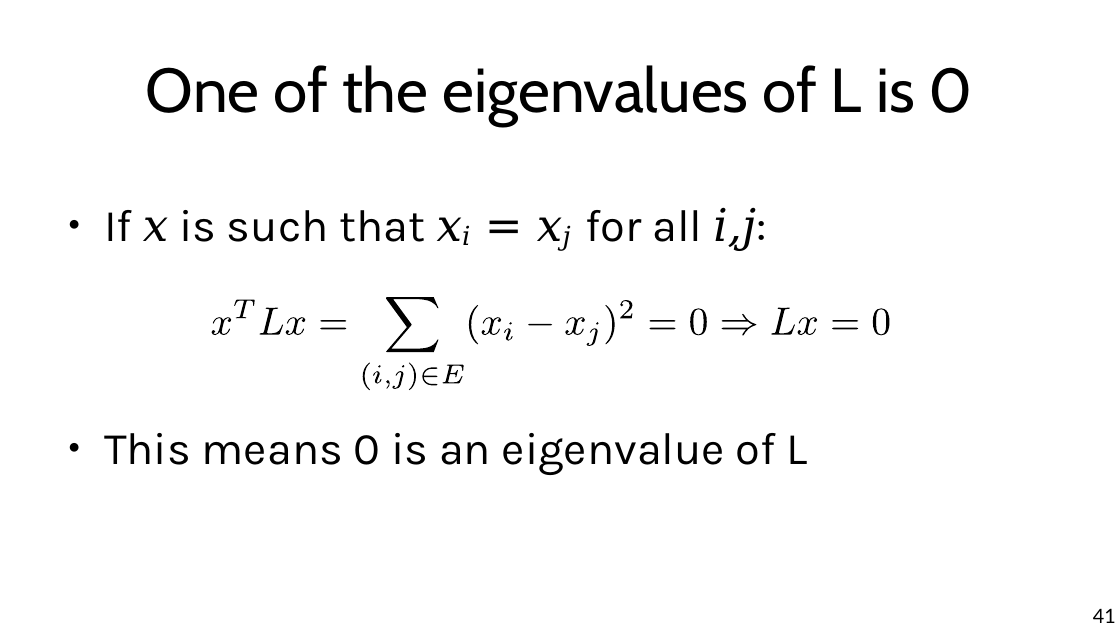
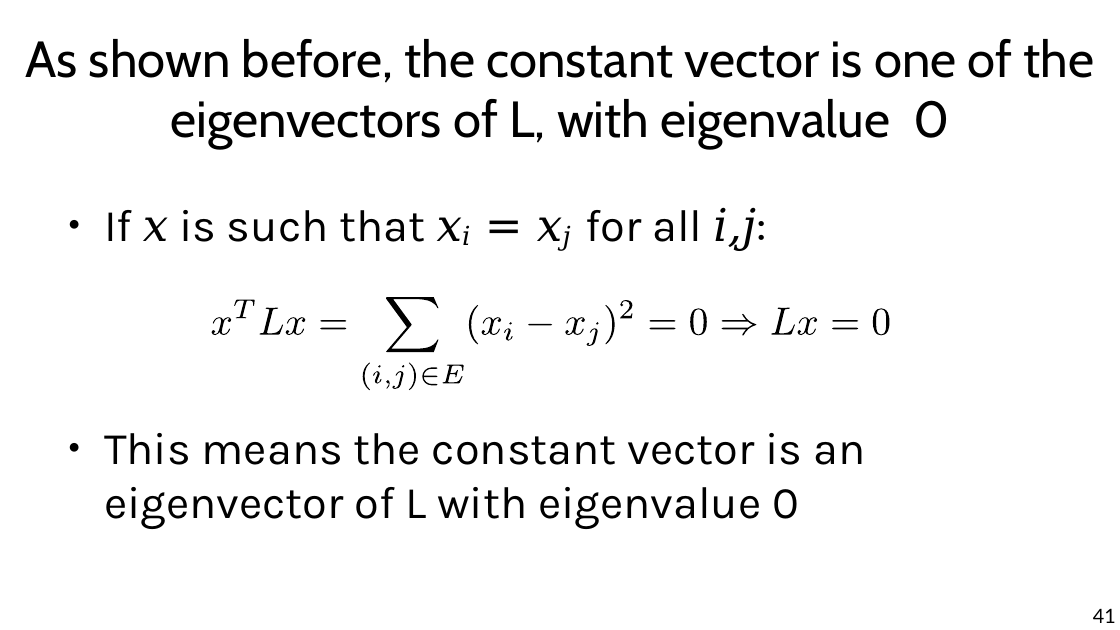
Before and after one commit to chatox/networks-science-course, a slide deck: slide 41 of theory/odp/tt22-spectral_graph_embedding.odp. Drawn at 1120x630 pixels with LibreOffice and Linux fonts; fonts in the diff are those of the drawing. Boxes give left, top, right and bottom in pixels: in the first picture for what was removed or moved away, otherwise in the second. Text is boxed around its words. In the diff, an @@ line names an element or a change of style, - is before the commit and + after.

Commit message:
as shown before

```diff
--- a/theory/odp/tt22-spectral_graph_embedding.odp
+++ b/theory/odp/tt22-spectral_graph_embedding.odp
@@ title at box(25, 39, 1095, 149): text changed; size 44 to 36 pt @@
-One of the eigenvalues of L is 0
+As shown before, the constant vector is one of the eigenvectors of L, with eigenvalue 0
@@ text at box(104, 433, 865, 529): text changed @@
-● This means 0 is an eigenvalue of L
+● This means the constant vector is an eigenvector of L with eigenvalue 0
```
Also in this commit, not shown: 25 other slides changed, 1 other file.
